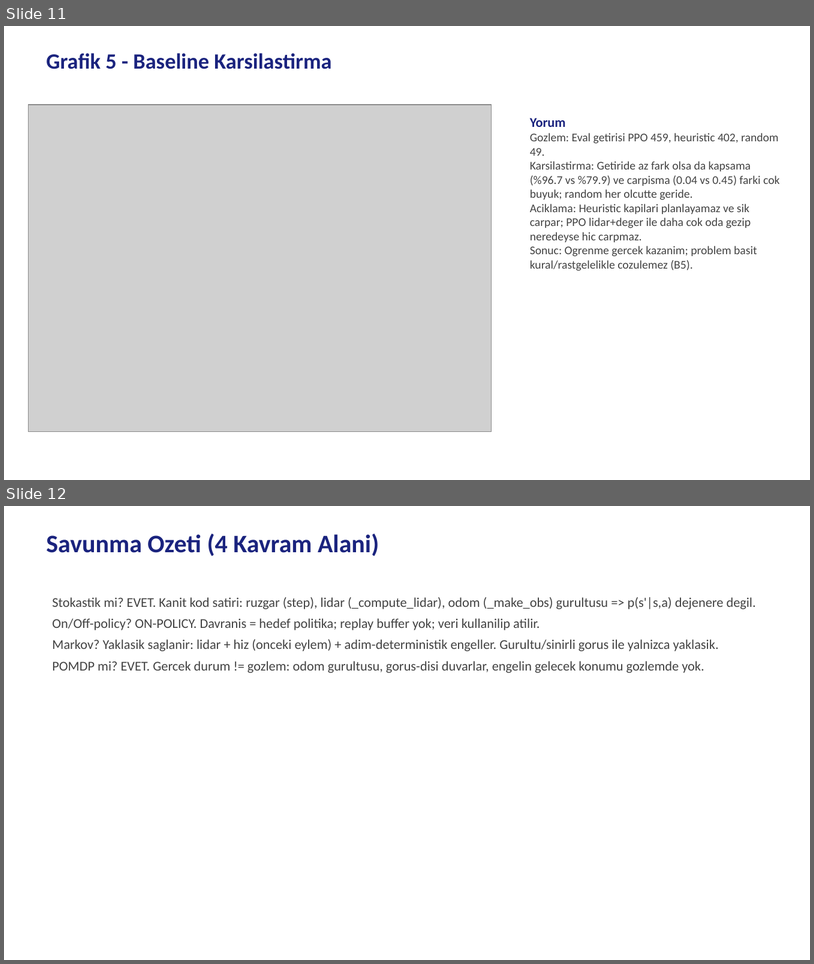
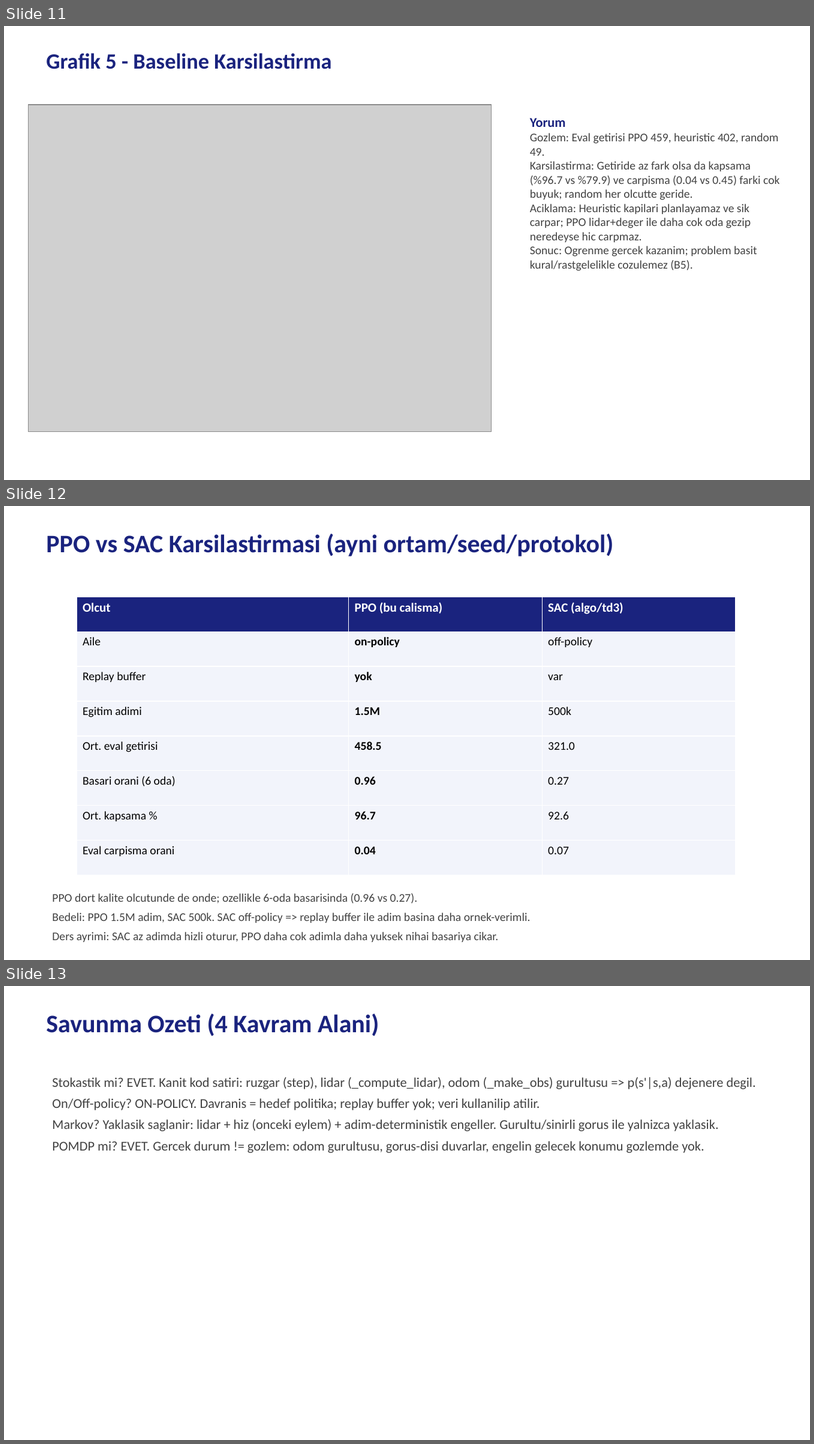
Before and after one commit to berkeryigit/rl_drone_pathfinding, a slide deck: deliverables/sunum/220202046_sunum.pptx. Shown one above the other, each under a label of ours: slides 11 and 12 before the commit, slides 11, 12 and 13 after it. The pictures are 814x964 and 814x1444 pixels, drawn with LibreOffice and Linux fonts; fonts in the diff are those of the drawing; grey boxes stand for pictures. Boxes give left, top, right and bottom in pixels: in the first picture for what was removed or moved away, otherwise in the second. Text is boxed around its words. In the diff, an @@ line names an element or a change of style, - is before the commit and + after.

```diff
--- a/deliverables/sunum/220202046_sunum.pptx
+++ b/deliverables/sunum/220202046_sunum.pptx
@@ slide 12 added at bbox=[4, 506, 810, 960], background #FFFFFF @@
@@ text added at bbox=[46, 534, 614, 556], 30 pt, text #1A237E, bold @@
+PPO vs SAC Karsilastirmasi (ayni ortam/seed/protokol)
@@ table added at bbox=[77, 597, 736, 875], 8 rows, 3 columns @@
+Olcut | PPO (bu calisma) | SAC (algo/td3)
+Aile | on-policy | off-policy
+Replay buffer | yok | var
+Egitim adimi | 1.5M | 500k
+Ort. eval getirisi | 458.5 | 321.0
+Basari orani (6 oda) | 0.96 | 0.27
+Ort. kapsama % | 96.7 | 92.6
+Eval carpisma orani | 0.04 | 0.07
@@ text added at bbox=[52, 893, 531, 942], 14 pt, text #424242 @@
+PPO dort kalite olcutunde de onde; ozellikle 6-oda basarisinda (0.96 vs 0.27).
+Bedeli: PPO 1.5M adim, SAC 500k. SAC off-policy => replay buffer ile adim basina daha ornek-verimli.
+Ders ayrimi: SAC az adimda hizli oturur, PPO daha cok adimla daha yuksek nihai basariya cikar.
@@ what was slide 12 is now slide 13 @@
```
Also in this commit, not shown: 2 other files.
